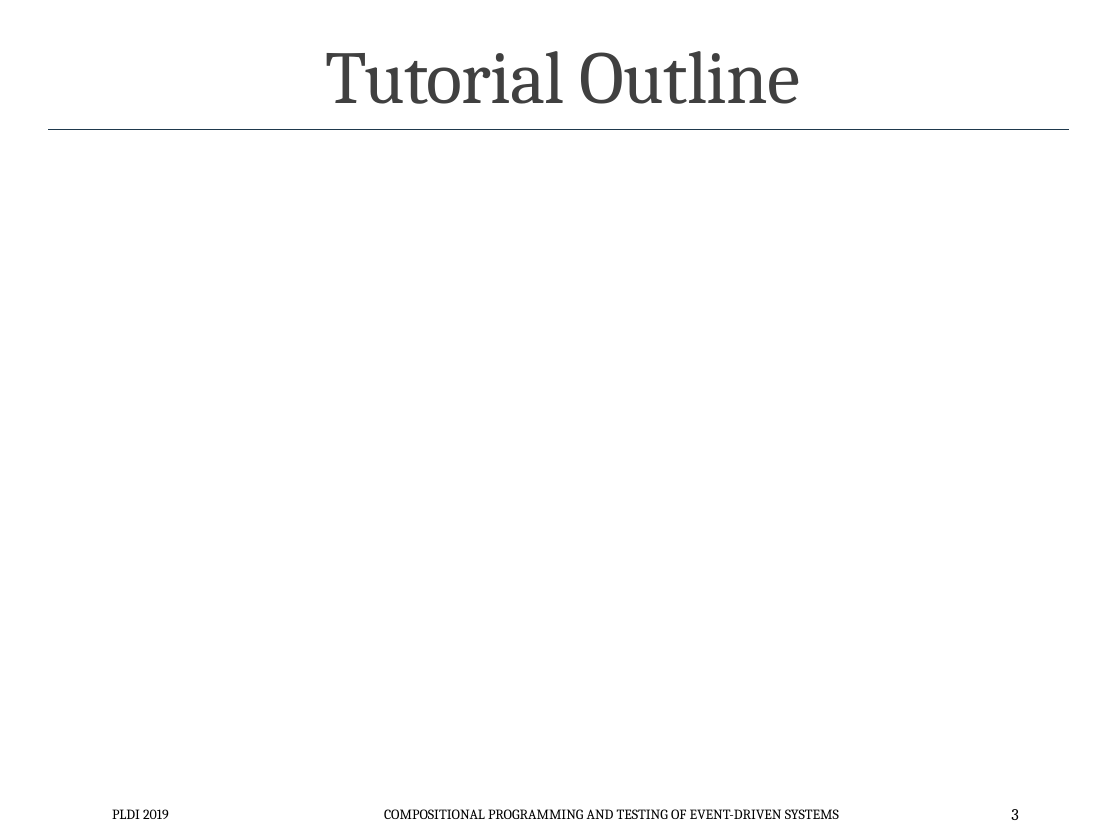
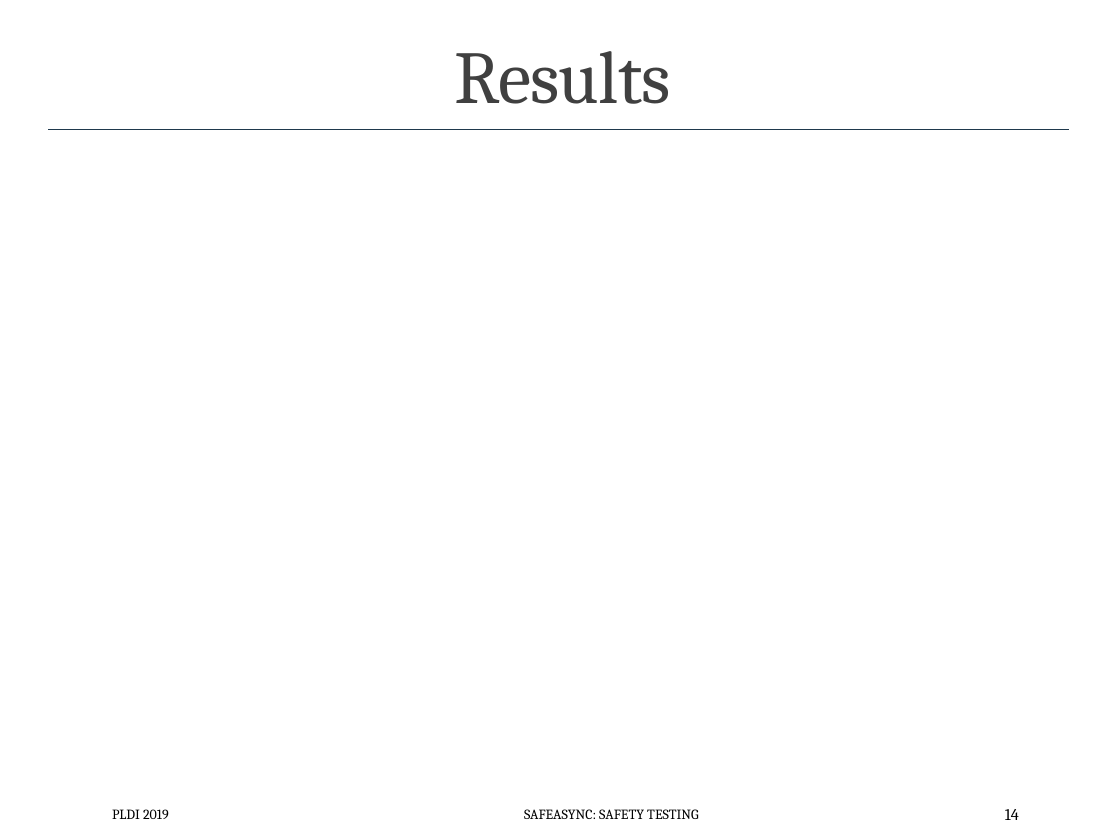
Before and after one commit to p-org/plditutorial, a slide deck: slide 14 of Presentations/MonolithicSafetyTesting.pptx (slide 3 before the commit). Drawn at 1120x840 pixels with LibreOffice and Linux fonts; fonts in the diff are those of the drawing. Boxes give left, top, right and bottom in pixels: in the first picture for what was removed or moved away, otherwise in the second. Text is boxed around its words. In the diff, an @@ line names an element or a change of style, - is before the commit and + after.

Commit message:
some changes with the outline

```diff
--- a/Presentations/MonolithicSafetyTesting.pptx
+++ b/Presentations/MonolithicSafetyTesting.pptx
@@ title at (455, 51, 671, 104): text changed @@
-Tutorial Outline
+Results
@@ text at (524, 809, 698, 819): text changed @@
-COMPOSITIONAL PROGRAMMING AND TESTING OF EVENT-DRIVEN SYSTEMS
+SAFEASYNC: SAFETY TESTING
@@ page number at (1005, 809, 1019, 820): text changed @@
-3
+14
```
Also in this commit, not shown: 2 other slides changed, 11 slides added, 2 other files.
